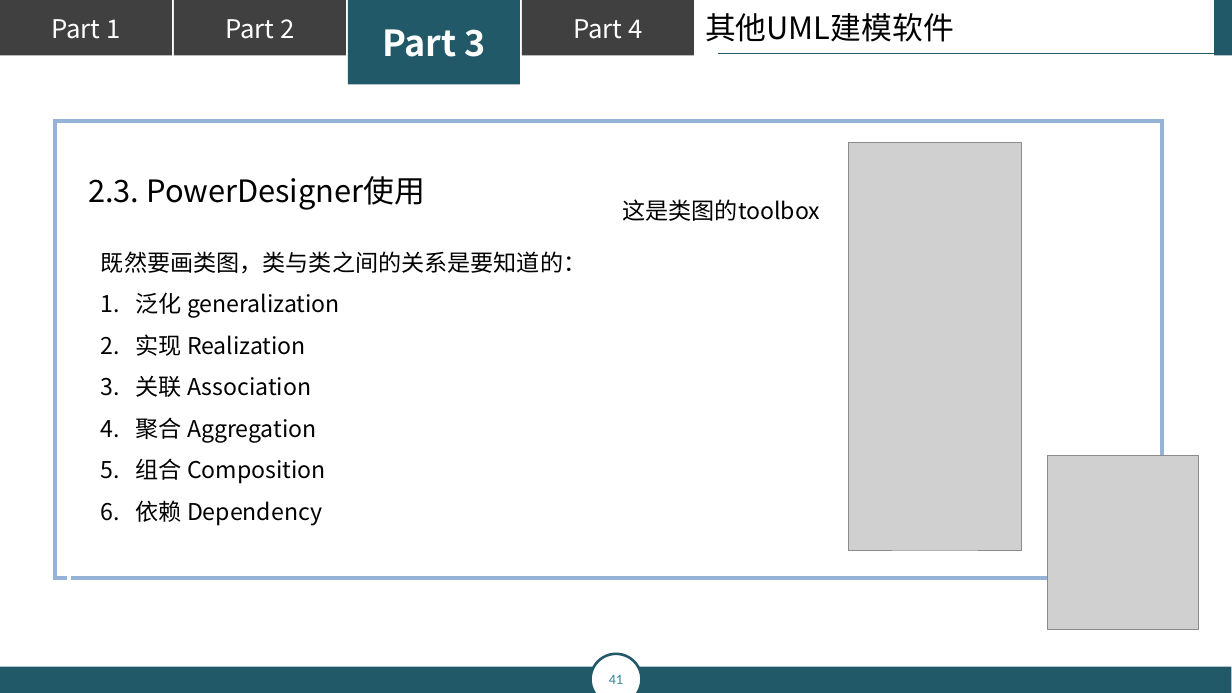
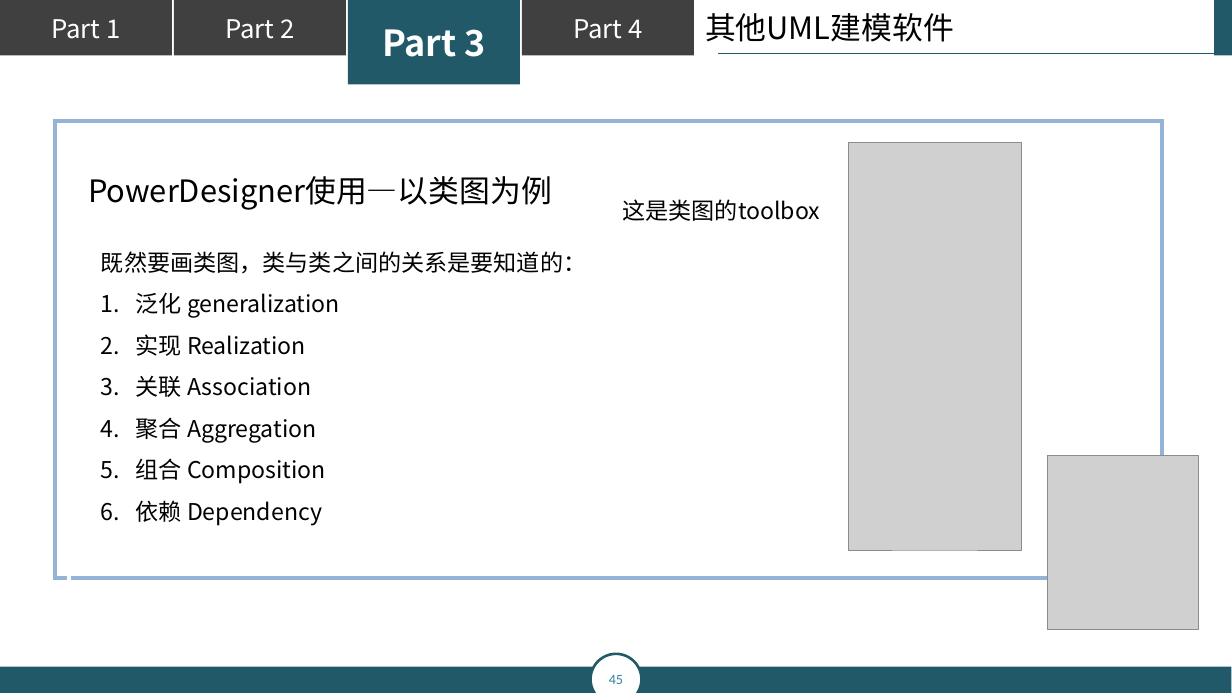
Before and after one commit to popopoi/PRD2018-G07, a slide deck: slide 45 of 翻转课堂PPT/PRD2018-G07-第五周翻转课堂PPT.pptx (slide 41 before the commit). Drawn at 1232x693 pixels with LibreOffice and Linux fonts; fonts in the diff are those of the drawing; grey boxes stand for pictures. Boxes give left, top, right and bottom in pixels: in the first picture for what was removed or moved away, otherwise in the second. Text is boxed around its words. In the diff, an @@ line names an element or a change of style, - is before the commit and + after.

```diff
--- a/翻转课堂PPT/PRD2018-G07-第五周翻转课堂PPT.pptx
+++ b/翻转课堂PPT/PRD2018-G07-第五周翻转课堂PPT.pptx
@@ text at [88,176,552,210]: text changed @@
-2.3. PowerDesigner使用
+PowerDesigner使用—以类图为例
@@ page number at [609,675,623,684]: text changed @@
-41
+45
```
Also in this commit, not shown: 10 other slides changed, 6 slides added.
